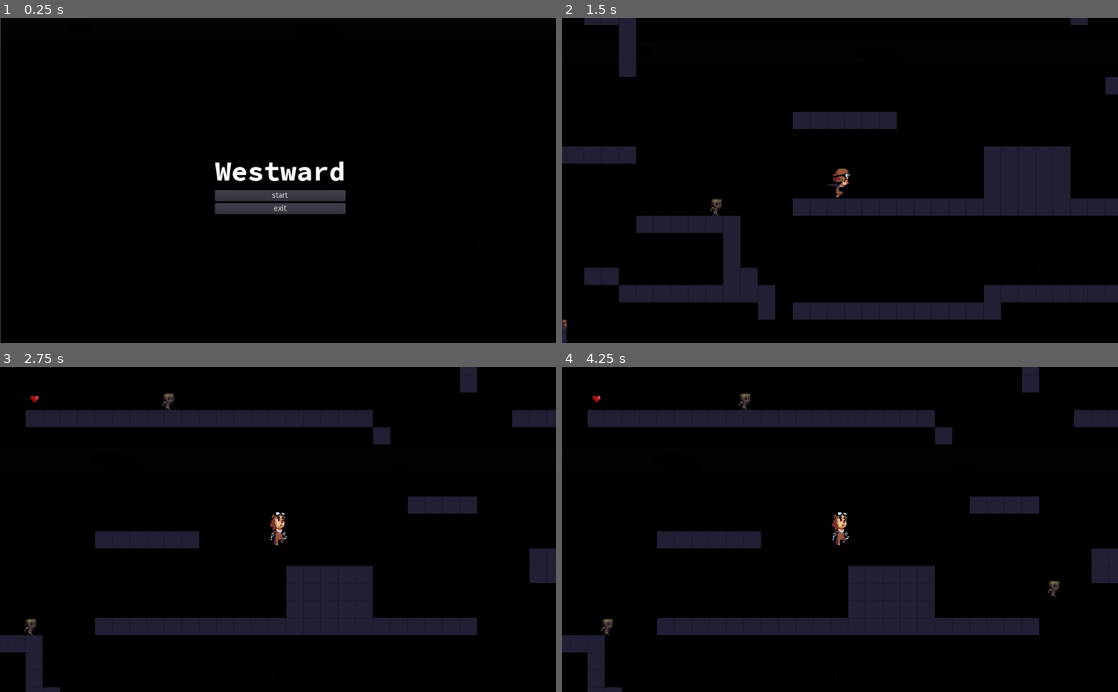
Above: before the commit, frames 1-4 (two rows, left to right).
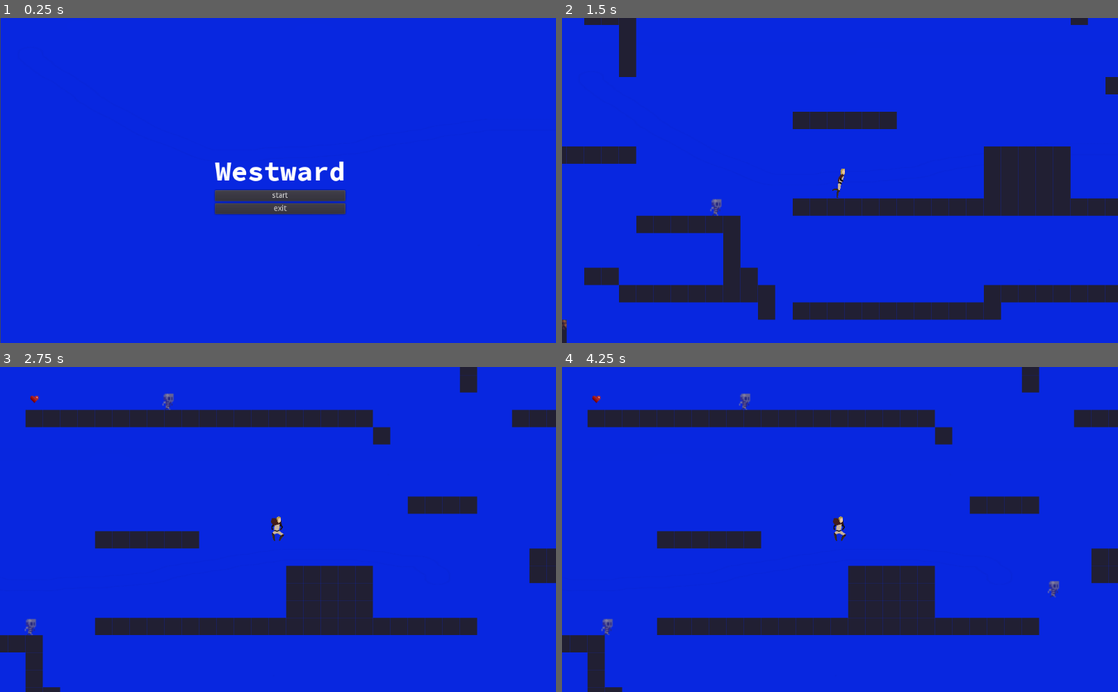
Above: after the commit, the same moments.

Repository: 01101-kairo/game
Game: Godot game, scene res://scenes/Menu.tscn
Two runs of this game, one before a commit and one after it. Both use one fixed random seed, a clock stepped at 60 frames per second and the inputs below.
Inputs:
- Up to frame 1 (0.25 s): no input
- Up to frame 2 (1.5 s): click "start" at 0.5 s; hold Right (ui_right) from 1.28 s (still down)
- Up to frame 3 (2.75 s): keep holding Right (ui_right); tap Up (ui_up) at 1.52, 2.27 s
- Up to frame 4 (4.25 s): release Right (ui_right) at 2.78 s; hold Left (ui_left) 2.78-3.53 s; hold Right (ui_right) from 3.53 s (still down); tap Up (ui_up) at 3.77 s

The runs differ from the first frame. In frame 1, 98% of the frame differs, in the area x 0-100%, y 0-100%; in frame 2, 86%; in frame 3, 88%; in frame 4, 88%.

Commit message:
animação do play

Diff:
--- a/scenes/player/player.tscn
+++ b/scenes/player/player.tscn
@@ -1,36 +1,37 @@
-[gd_scene load_steps=17 format=2]
+[gd_scene load_steps=18 format=2]
 
-[ext_resource path="res://img/Player/Jump4.png" type="Texture" id=1]
 [ext_resource path="res://scripy/player.gd" type="Script" id=2]
-[ext_resource path="res://img/Player/Jump1.png" type="Texture" id=3]
-[ext_resource path="res://img/Player/Run3.png" type="Texture" id=4]
-[ext_resource path="res://img/Player/Run0.png" type="Texture" id=5]
-[ext_resource path="res://img/Player/Jump3.png" type="Texture" id=6]
-[ext_resource path="res://img/Player/Idle0.png" type="Texture" id=7]
-[ext_resource path="res://img/Player/Run7.png" type="Texture" id=8]
-[ext_resource path="res://img/Player/Run2.png" type="Texture" id=9]
-[ext_resource path="res://img/Player/Jump0.png" type="Texture" id=10]
-[ext_resource path="res://img/Player/Run1.png" type="Texture" id=11]
-[ext_resource path="res://img/Player/Run4.png" type="Texture" id=12]
+[ext_resource path="res://img/update_sprite_player/sprite_running1.png" type="Texture" id=4]
+[ext_resource path="res://img/update_sprite_player/sprite_jump2.png" type="Texture" id=5]
+[ext_resource path="res://img/update_sprite_player/sprite_running4.png" type="Texture" id=7]
+[ext_resource path="res://img/update_sprite_player/sprite_jump1.png" type="Texture" id=8]
+[ext_resource path="res://img/update_sprite_player/sprite_running5.png" type="Texture" id=9]
+[ext_resource path="res://img/update_sprite_player/sprite_running6.png" type="Texture" id=10]
+[ext_resource path="res://img/update_sprite_player/sprite_jump0.png" type="Texture" id=11]
+[ext_resource path="res://img/update_sprite_player/sprite_2.png" type="Texture" id=12]
+[ext_resource path="res://img/update_sprite_player/sprite_running3.png" type="Texture" id=13]
+[ext_resource path="res://img/update_sprite_player/sprite_running2.png" type="Texture" id=14]
+[ext_resource path="res://img/update_sprite_player/sprite_running0.png" type="Texture" id=15]
+[ext_resource path="res://img/update_sprite_player/sprite_running7.png" type="Texture" id=16]
 
 [sub_resource type="SpriteFrames" id=1]
 animations = [ {
-"frames": [ ExtResource( 7 ) ],
+"frames": [ ExtResource( 8 ), ExtResource( 5 ) ],
+"loop": true,
+"name": "Down",
+"speed": 5.0
+}, {
+"frames": [ ExtResource( 12 ) ],
 "loop": true,
 "name": "Idle",
 "speed": 5.0
 }, {
-"frames": [ ExtResource( 3 ), ExtResource( 6 ), ExtResource( 1 ) ],
-"loop": true,
-"name": "Down",
-"speed": 5.0
-}, {
-"frames": [ ExtResource( 5 ), ExtResource( 11 ), ExtResource( 9 ), ExtResource( 4 ), ExtResource( 12 ), ExtResource( 8 ) ],
+"frames": [ ExtResource( 15 ), ExtResource( 4 ), ExtResource( 14 ), ExtResource( 13 ), ExtResource( 7 ), ExtResource( 9 ), ExtResource( 10 ), ExtResource( 16 ) ],
 "loop": true,
 "name": "Run",
 "speed": 15.0
 }, {
-"frames": [ ExtResource( 10 ) ],
+"frames": [ ExtResource( 11 ) ],
 "loop": true,
 "name": "Jump",
 "speed": 5.0
@@ -54,7 +55,7 @@
 [node name="Sprite" type="AnimatedSprite" parent="."]
 frames = SubResource( 1 )
 animation = "Run"
-frame = 3
+frame = 7
 playing = true
 
 [node name="CollisionShape2D" type="CollisionShape2D" parent="."]
Binary file changed: background/heaven.png
Binary file added: img/update_sprite_player/sprite_2.png
Not shown, added: img/update_sprite_player/sprite_2.png.import
Binary file added: img/update_sprite_player/sprite_jump0.png
Not shown, added: img/update_sprite_player/sprite_jump0.png.import
Binary file added: img/update_sprite_player/sprite_jump1.png
Not shown, added: img/update_sprite_player/sprite_jump1.png.import
Binary file added: img/update_sprite_player/sprite_jump2.png
Not shown, added: img/update_sprite_player/sprite_jump2.png.import
Binary file added: img/update_sprite_player/sprite_running0.png
Not shown, added: img/update_sprite_player/sprite_running0.png.import
Binary file added: img/update_sprite_player/sprite_running1.png
(and 16 more such lines)
